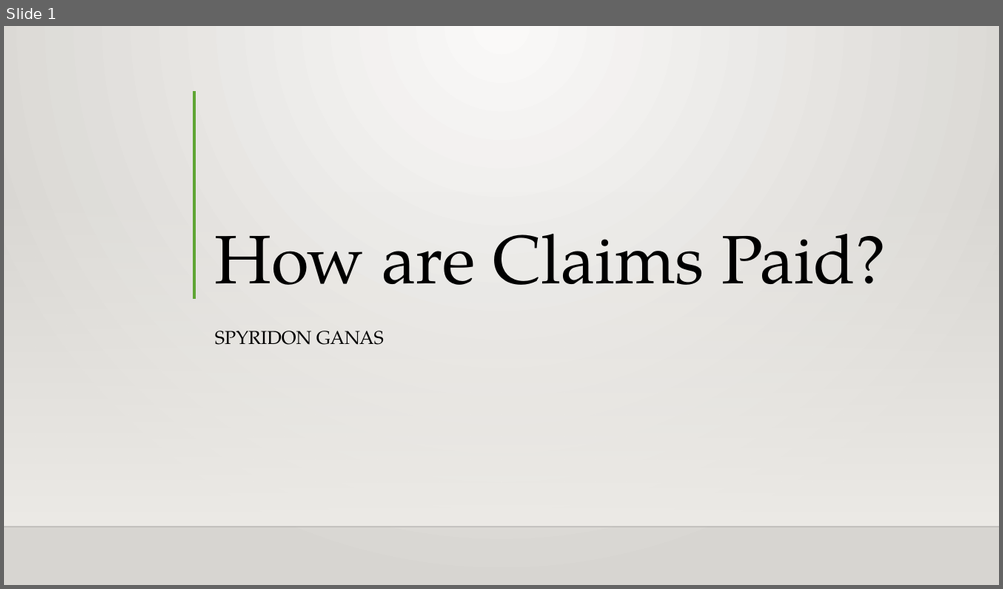
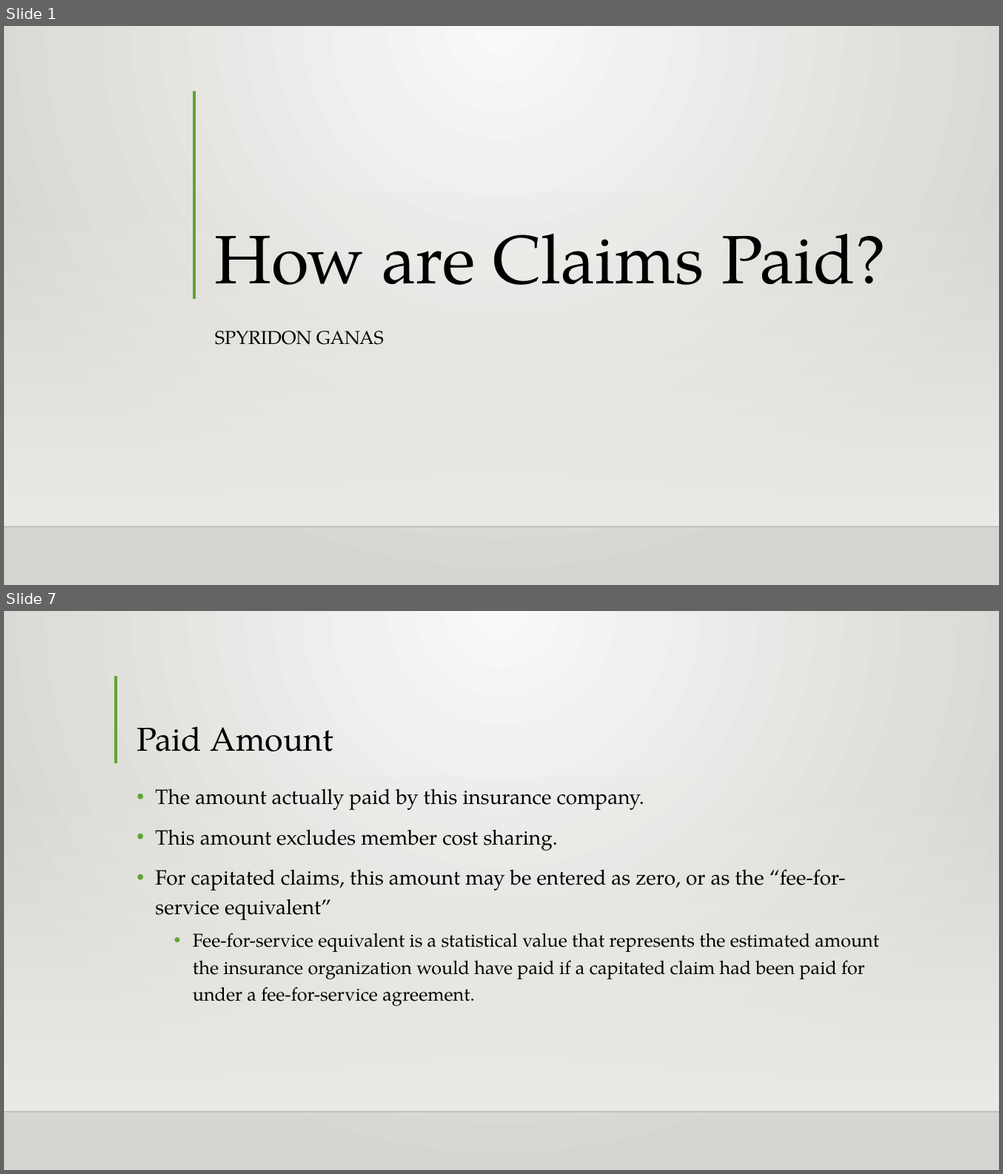
Before and after one commit to Intro-to-APCD/Intro-to-APCD.github.io, a slide deck: PowerPoints/Phase 3 - Claims Terminology/010 How are Claims Paid.pptx. Shown one above the other, each under a label of ours: slide 1 before the commit, slides 1 and 7 after it; the slides between them are not shown. The pictures are 1003x589 and 1003x1174 pixels, drawn with LibreOffice and Linux fonts; fonts in the diff are those of the drawing; background and template pictures are left out. Boxes give left, top, right and bottom in pixels: in the first picture for what was removed or moved away, otherwise in the second. Text is boxed around its words. In the diff, an @@ line names an element or a change of style, - is before the commit and + after.

Commit message:
finished the how claims are paid slides

```diff
--- a/PowerPoints/Phase 3 - Claims Terminology/010 How are Claims Paid.pptx
+++ b/PowerPoints/Phase 3 - Claims Terminology/010 How are Claims Paid.pptx
@@ slide 7 added at (4, 611, 999, 1170), background gradient #FAFAF9 to #D7D5D2; not listed: 2 template elements that a slide beside it also shows @@
@@ line added from (116, 676) to (116, 763), #5FA534 3 pt @@
@@ title added at (136, 726, 333, 752), 32 pt, text #000000 @@
+Paid Amount
@@ text added at (155, 789, 879, 1006), 18 pt, text #000000 @@
+• The amount actually paid by this insurance company.
+• This amount excludes member cost sharing.
+• For capitated claims, this amount may be entered as zero, or as the “fee-for-service equivalent”
+  • Fee-for-service equivalent is a statistical value that represents the estimated amount the insurance organization would have paid if a capitated claim had been paid for under a fee-for-service agreement.
```
Also in this commit, not shown: 2 slides changed, 8 other slides added, 9 slides removed.
